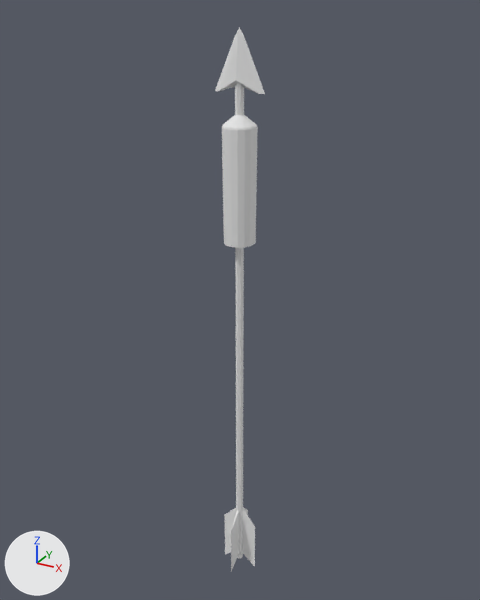
Renders of the OBJ model bow_and_arrow/Data/Custom/gyrth/bow_and_arrow/Models/TimedExplosionArrowHULL.obj from each side of a commit.
Rendered twice from a camera (50 mm lens) standing at (0.298, -0.542, 0.318) and looking at (-0.008, 0.015, 0.04). The axes (+X, +Y, +Z) are drawn at lower left. The lights are the same throughout. Where no turn or scale is listed for an object, it has been applied to the vertices.

Before the edit, the objects in view are built like this:
```python
mat_material = principled_material('Material')
mat_material.base_color = (0.8, 0.8, 0.8)  # white #e7e7e7
mat_material.roughness = 1.0
me_cube_cube_001 = bpy.data.meshes.new('Cube_Cube.001')
me_cube_cube_001.from_pydata(...)  # 142 vertices, 152 faces; spans x -0.026..0.026, y -0.021..0.021, z -0.301..0.303
me_cube_cube_001.materials.append(mat_material)  # white #e7e7e7
ob_cube_cube_001 = bpy.data.objects.new('Cube_Cube.001', me_cube_cube_001)
ob_cube_cube_001.location = (0.0, 0.0, 0.0)
```
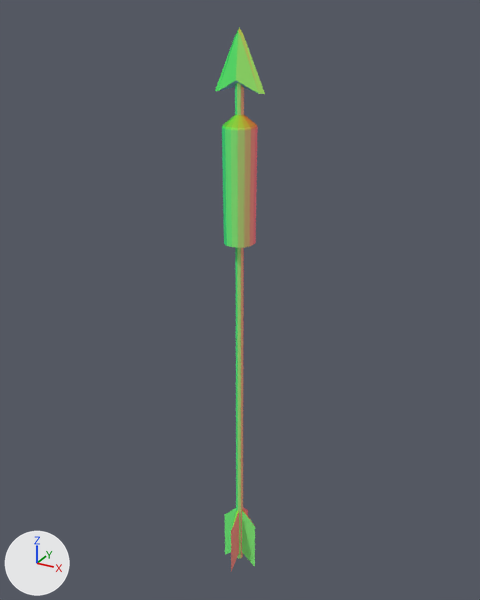
The change, as JSON lines over the scene's bpy script:
```json
{"op": "add", "block": "img_timedexplosionarrow_n_png", "code": ["img_timedexplosionarrow_n_png = load_image('TimedExplosionArrow_n.png', '../Textures/TimedExplosionArrow_n.png', 1024, 1024, 'sRGB')"]}
{"op": "remove", "block": "mat_material", "code": "mat_material.base_color = (0.8, 0.8, 0.8)  # white #e7e7e7"}
{"op": "add", "block": "mat_material", "code": "mat_material.texture = img_timedexplosionarrow_n_png"}
{"op": "set", "path": "mat_material.roughness", "old": "1.0", "new": "0.69"}
```

Pixel boxes (x1, y1, x2, y2) of what changed, in the pictures (480 x 600 px):
```json
{"object": "Cube_Cube.001", "change": "surface changed", "before": [215, 27, 265, 572], "after": [215, 27, 265, 572], "on screen": "grey to green"}
```
